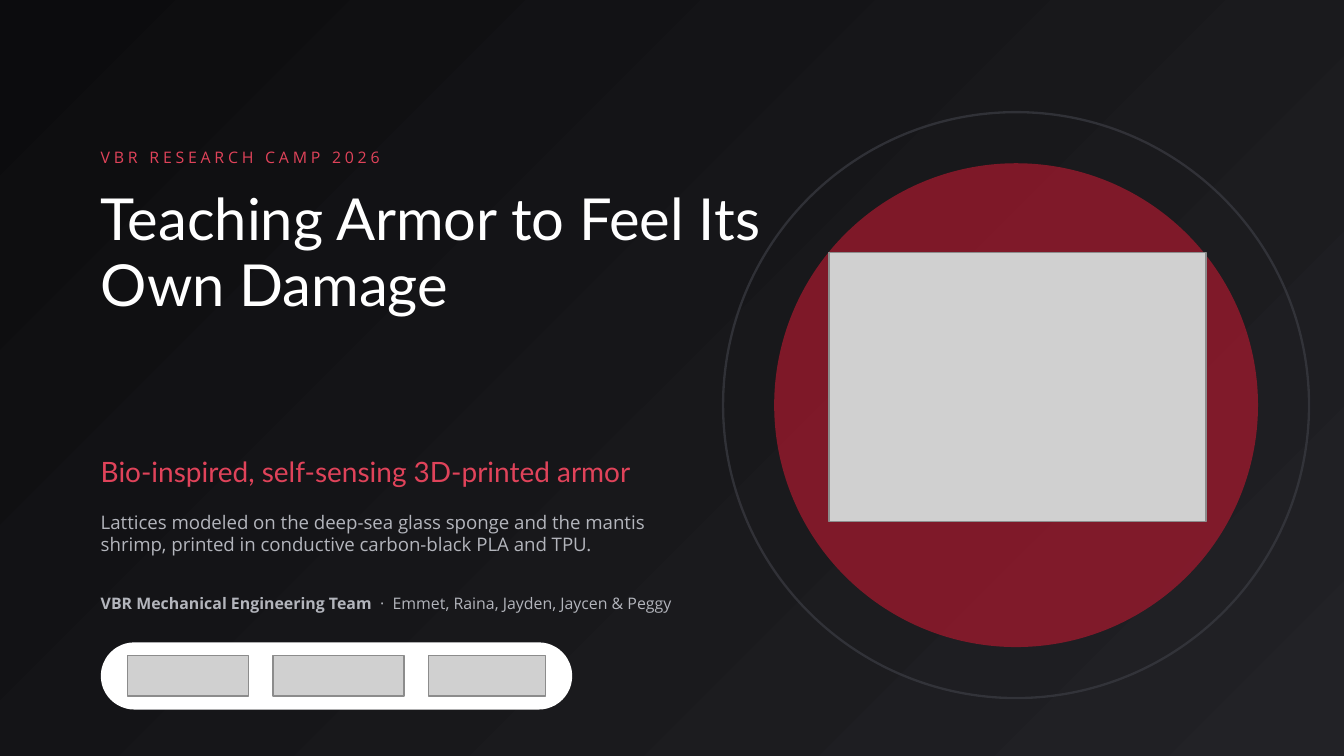
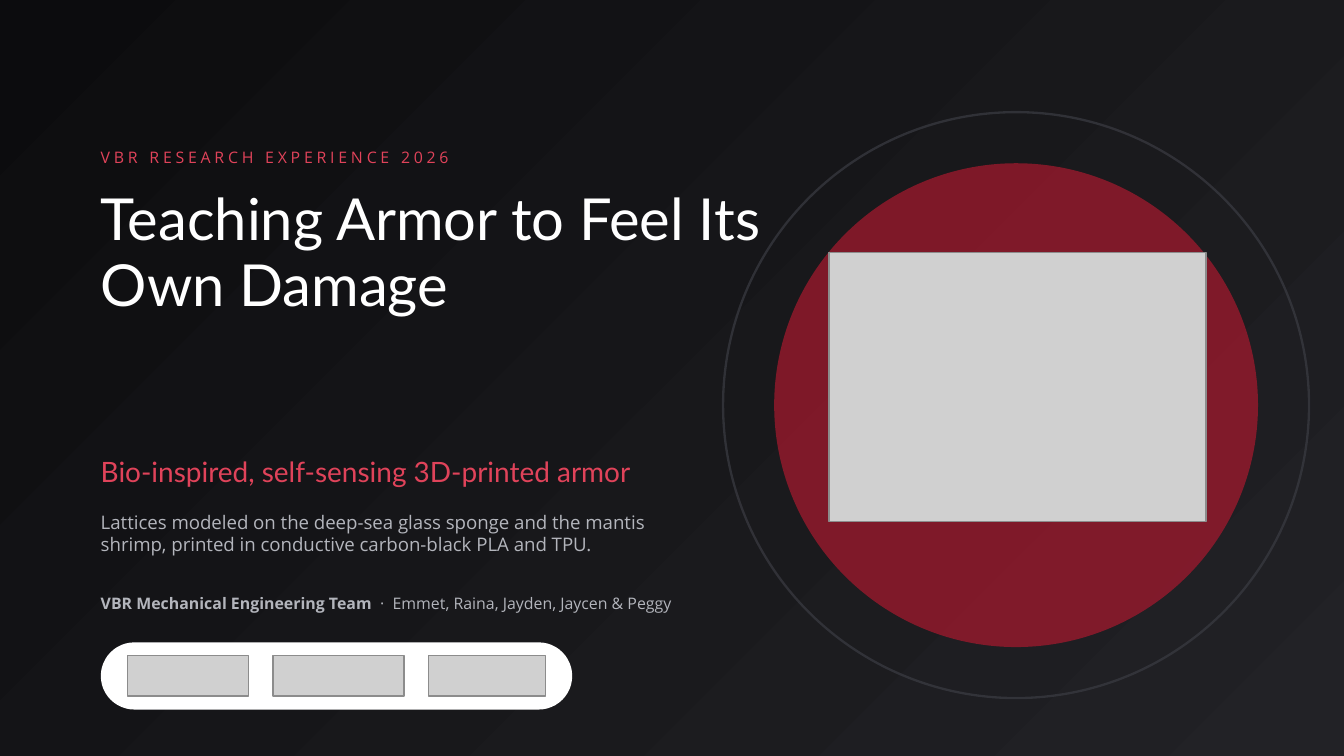
Before and after one commit to DuckieOverload/vbr, a slide deck: slide 1 of Bio-Inspired_Armor_Slides.pptx. Drawn at 1344x756 pixels with LibreOffice and Linux fonts; fonts in the diff are those of the drawing; grey boxes stand for pictures. Boxes give left, top, right and bottom in pixels: in the first picture for what was removed or moved away, otherwise in the second. Text is boxed around its words. In the diff, an @@ line names an element or a change of style, - is before the commit and + after.

```diff
--- a/Bio-Inspired_Armor_Slides.pptx
+++ b/Bio-Inspired_Armor_Slides.pptx
@@ text at (x1=101, y1=151, x2=449, y2=163): text changed @@
-VBR RESEARCH CAMP 2026
+VBR RESEARCH EXPERIENCE 2026
```
Also in this commit, not shown: 1 other slide changed, 5 other files.
